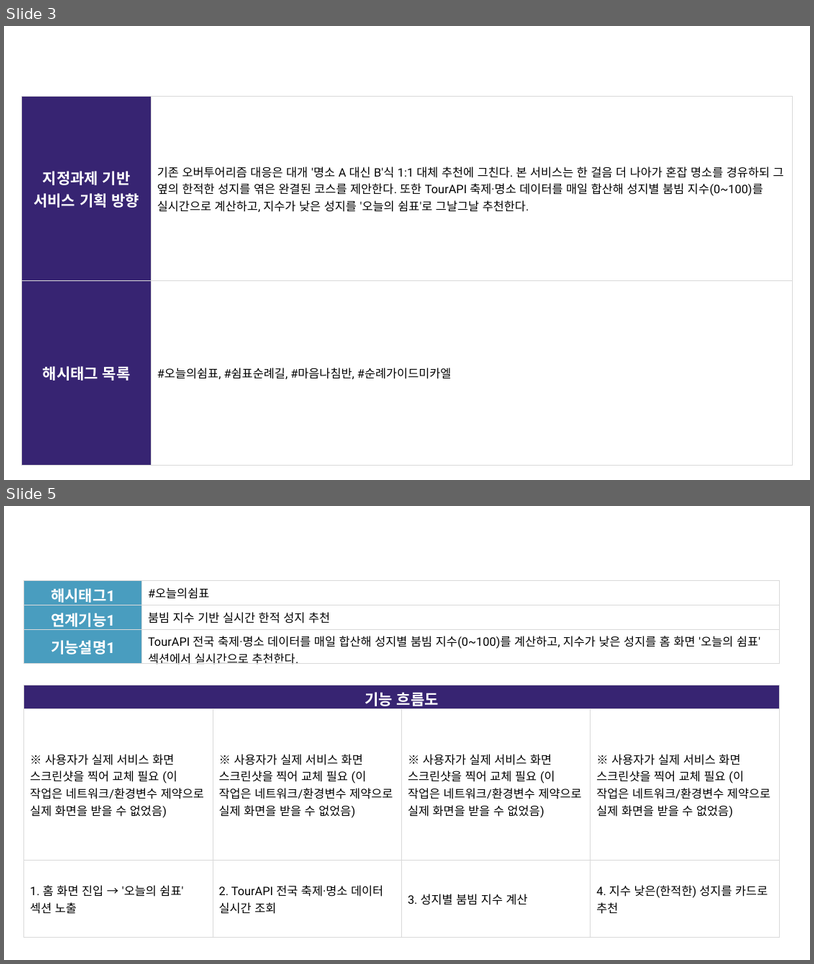
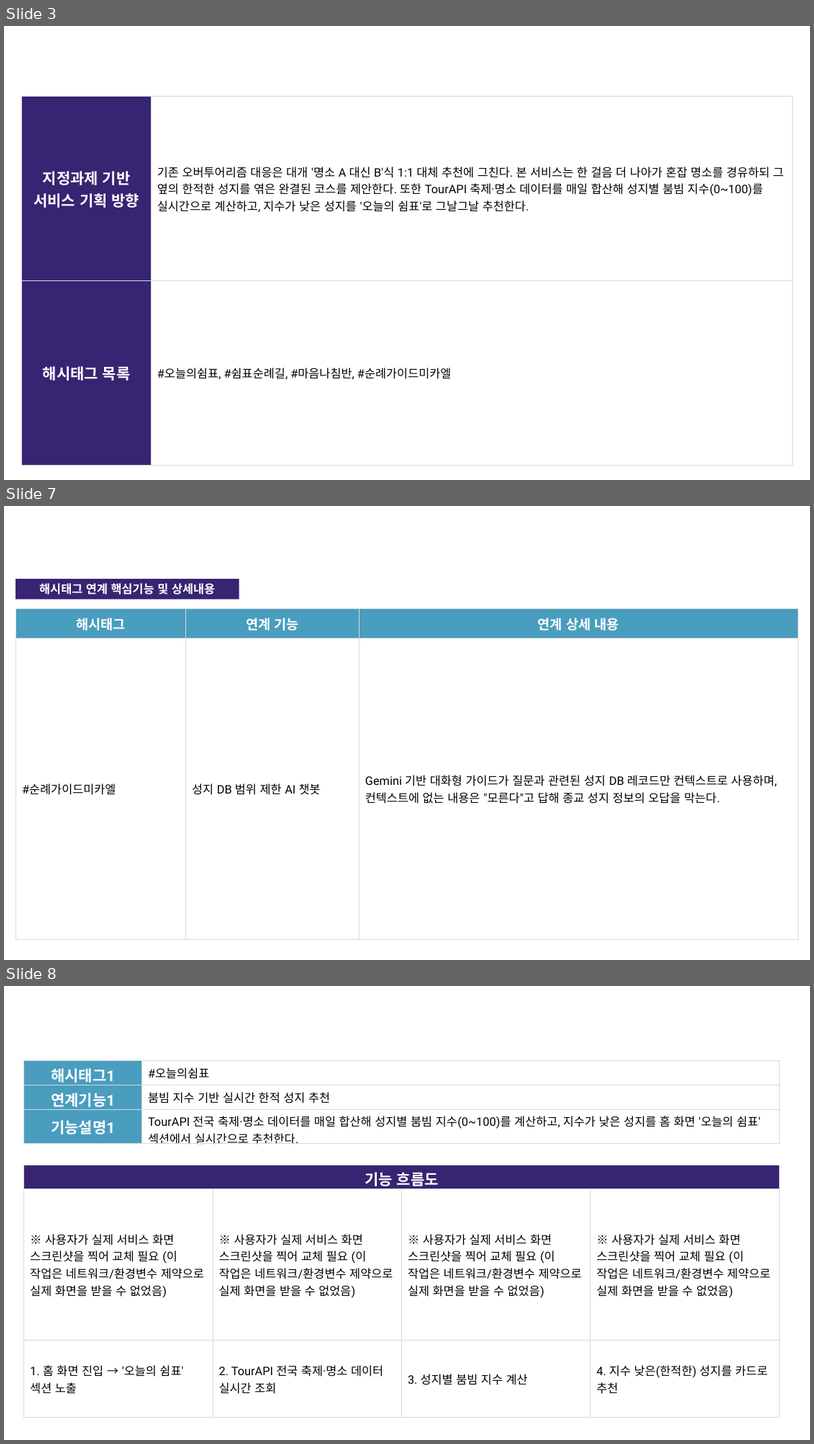
Before and after one commit to linkcontent7-huisun/visitholykorea, a slide deck: docs/10-product/원본-공모전제출/기능설명서_작성본.pptx. Shown one above the other, each under a label of ours: slides 3 and 5 before the commit, slides 3, 7 and 8 after it; the slides between them are not shown. The pictures are 814x964 and 814x1444 pixels, drawn with LibreOffice and Linux fonts; fonts in the diff are those of the drawing; background and template pictures are left out. Boxes give left, top, right and bottom in pixels: in the first picture for what was removed or moved away, otherwise in the second. Text is boxed around its words. In the diff, an @@ line names an element or a change of style, - is before the commit and + after.

```diff
--- a/docs/10-product/원본-공모전제출/기능설명서_작성본.pptx
+++ b/docs/10-product/원본-공모전제출/기능설명서_작성본.pptx
@@ slide 7 added at [4, 506, 810, 960], background picture (left out) @@
@@ rectangle added at [16, 579, 239, 599], fill #372472, 14 pt, text #FFFFFF, bold @@
+해시태그 연계 핵심기능 및 상세내용
@@ table added at [16, 609, 799, 939], 2 rows, 3 columns @@
+해시태그 | 연계 기능 | 연계 상세 내용
+#순례가이드미카엘 | 성지 DB 범위 제한 AI 챗봇 | Gemini 기반 대화형 가이드가 질문과 관련된 성지 DB 레코드만 컨텍스트로 사용하며, 컨텍스트에 없는 내용은 "모른다"고 답해 종교 성지 정보의 오답을 막는다.
@@ what was slide 5 is now slide 8 @@
```
Also in this commit, not shown: 1 slide changed, 2 other slides added.
